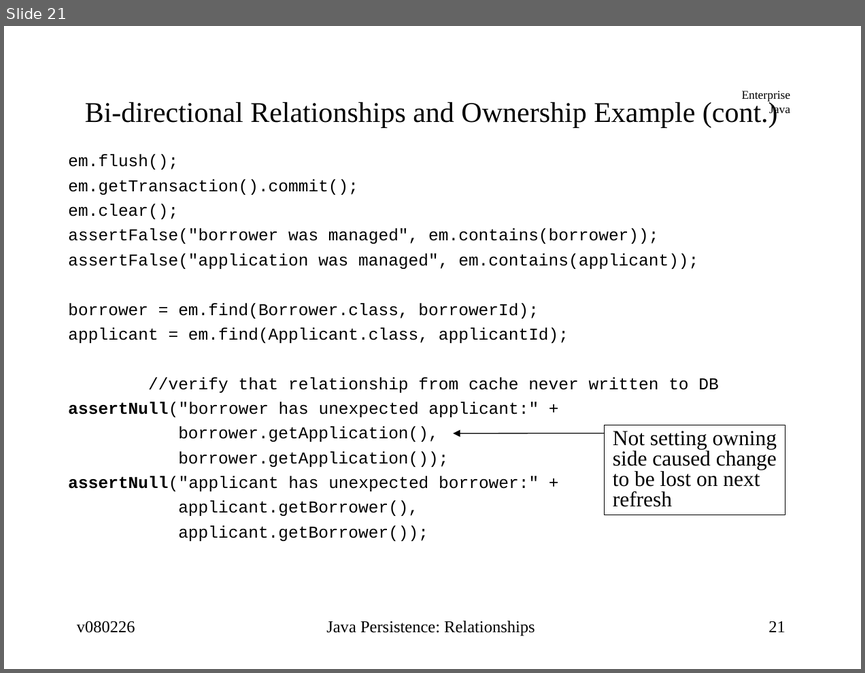
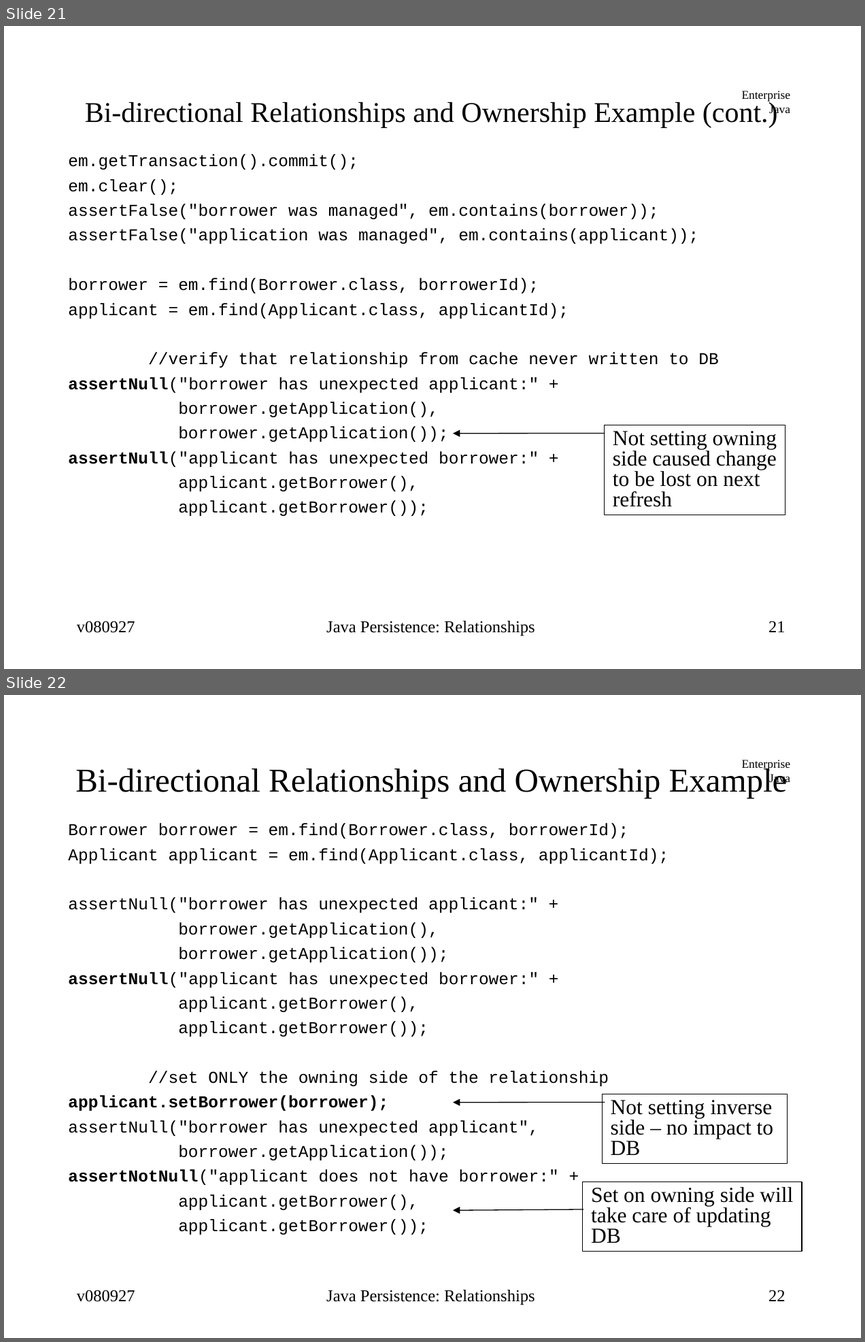
Before and after one commit to jcstaff/ejava-javaee, a slide deck: ormRelations/src/site/resources/lectures/ormRelations.ppt. Shown one above the other, each under a label of ours: slide 21 before the commit, slides 21 and 22 after it. The pictures are 865x673 and 865x1342 pixels, drawn with LibreOffice and Linux fonts; fonts in the diff are those of the drawing. Boxes give left, top, right and bottom in pixels: in the first picture for what was removed or moved away, otherwise in the second. Text is boxed around its words. In the diff, an @@ line names an element or a change of style, - is before the commit and + after.

```diff
--- a/ormRelations/src/site/resources/lectures/ormRelations.ppt
+++ b/ormRelations/src/site/resources/lectures/ormRelations.ppt
@@ slide 22 added at box(4, 695, 861, 1338), background #FFFFFF; not listed: 1 template element that a slide beside it also shows @@
@@ title added at box(75, 766, 787, 798), 28 pt, text #000000 @@
+Bi-directional Relationships and Ownership Example
@@ text added at box(68, 824, 668, 1234), 14 pt, text #000000 @@
+Borrower borrower = em.find(Borrower.class, borrowerId);
+Applicant applicant = em.find(Applicant.class, applicantId);
+assertNull("borrower has unexpected applicant:" +
+borrower.getApplication(),
+borrower.getApplication());
+assertNull("applicant has unexpected borrower:" +
+applicant.getBorrower(),
+applicant.getBorrower());
+//set ONLY the owning side of the relationship
+applicant.setBorrower(borrower);
+assertNull("borrower has unexpected applicant",
+borrower.getApplication());
+assertNotNull("applicant does not have borrower:" +
+applicant.getBorrower(),
+applicant.getBorrower());
@@ arrow added from (604, 1102) to (453, 1102), #000000 0.74 pt @@
@@ rectangle added at box(602, 1093, 787, 1163), outline #000000 0.74 pt, 18 pt, text #000000 @@
+Not setting inverse
+side – no impact to
+DB
@@ rectangle added at box(582, 1182, 802, 1251), outline #000000 0.74 pt, 18 pt, text #000000 @@
+Set on owning side will
+take care of updating
+DB
@@ arrow added from (583, 1209) to (453, 1210), #000000 0.74 pt @@
@@ text added at box(77, 1289, 135, 1302), 14 pt, text #000000 @@
+v080927
@@ text added at box(326, 1289, 534, 1305), 14 pt, text #000000 @@
+Java Persistence: Relationships
@@ page number added at box(768, 1289, 785, 1301), 14 pt, text #000000 @@
+22
@@ slide 21 changed as well @@
@@ text at box(68, 155, 178, 169): paragraph removed @@
-em.flush();
@@ text at box(77, 620, 135, 633): text changed @@
-v080226
+v080927
```
Also in this commit, not shown: 62 other slides changed, 3 other slides added, 2 other files.
